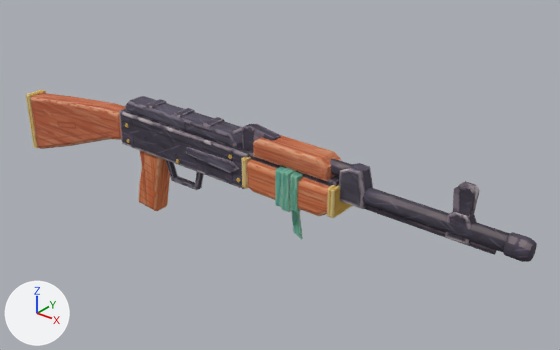
One commit to the FBX model desert-fps/assets/out/rifle/parts/rifle_body.fbx: the scene before it, then after it.
Rendered twice from a 50 mm camera at (0.0321, -0.0282, 0.0187) aimed at (0.008, 0.0019, 0.0). Lighting does not change. The marker at lower left points along +X, +Y and +Z. The picture after the commit comes second. Where no turn or scale is listed for an object, it has been applied to the vertices.

Names of what the first picture shows: 'rifle_body'.
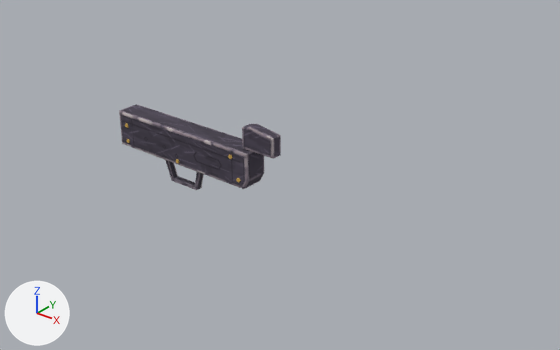
Changed parts and their boxes [x1, y1, x2, y2] in the pictures (560 x 350 px):
'rifle_body', reshaped (68% narrower, 50% shorter)
    before: [26, 90, 537, 262]
    after: [119, 104, 281, 190]
part 1 of me_rifle_body, deleted
    before: [26, 90, 537, 262]
part 2 of me_rifle_body, surface changed
    before: [242, 124, 280, 152]
    after: [242, 124, 280, 159]

The change, as a diff of the scene's bpy script:
```diff
--- a/desert-fps/assets/out/rifle/parts/rifle_body.fbx.py
+++ b/desert-fps/assets/out/rifle/parts/rifle_body.fbx.py
@@ me_rifle_body @@
 # used by ob_rifle_body; location = (0.0, 0.0, 0.0)
-me_rifle_body.from_pydata(...)  # 746 vertices, 1336 faces; spans x -0.0116..0.023, y -0.0011..0.0011, z -0.0039..0.0038
+me_rifle_body.from_pydata(...)  # 180 vertices, 308 faces; spans x -0.0021..0.0093, y -0.0008..0.0008, z -0.0015..0.0035
+# me_rifle_body part 1: 26 loose pieces with 566 vertices, spanning x -0.0116..0.023, y -0.0011..0.0011, z -0.0039..0.0038, are deleted
+# me_rifle_body part 2: 32 kept faces spanning x 0.0072..0.0093, y -0.0003..0.0003, z 0.0021..0.0035 get new texture (UV) coordinates
+# other edits to the shape of me_rifle_body do not show in these pictures
 me_rifle_body.materials.append(mat_rifle_body)
```
